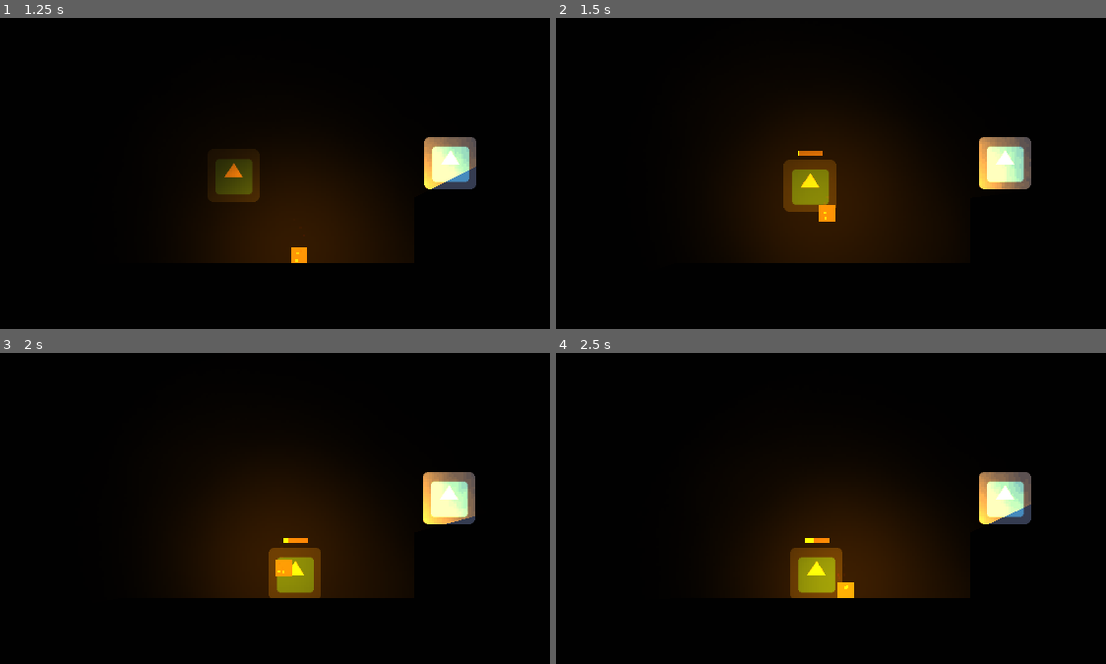
Above: before the commit, frames 1-4 (two rows, left to right).
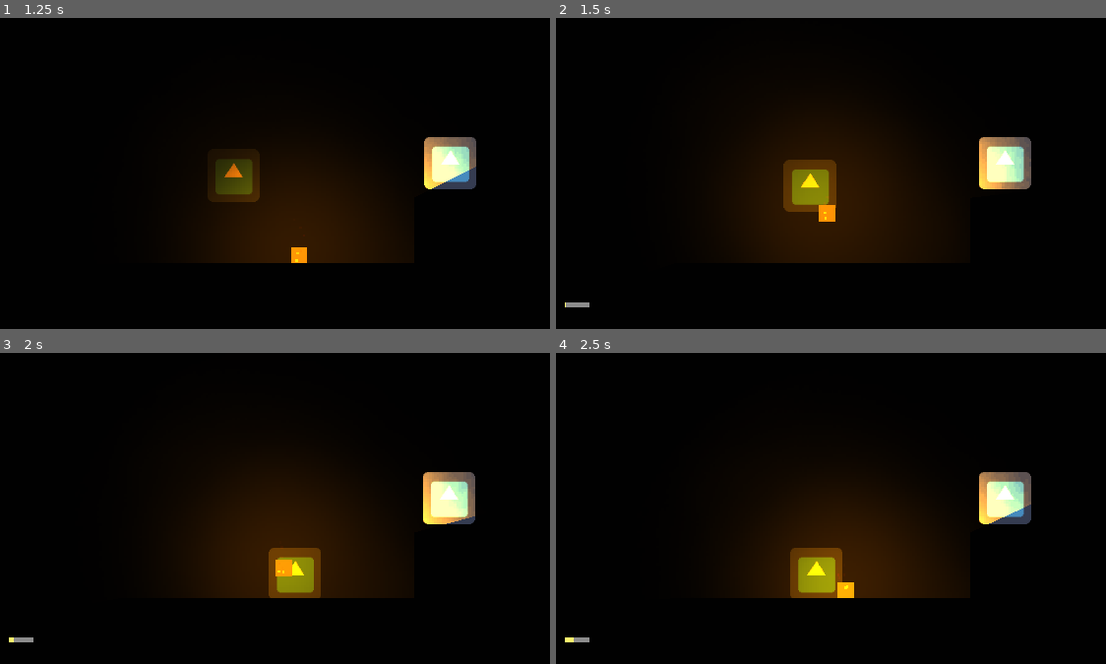
Above: after the commit, the same moments.

Repository: DuncanSparks/GMTK2019
Game: Godot game, scene res://Scenes/Test2.tscn
Two runs of this game, one before a commit and one after it. Both use one fixed random seed, a clock stepped at 60 frames per second and the inputs below. This scene is started directly instead of the project's main scene. The engine's default icon, where the game draws it, is replaced by a stand-in: a white triangle on a blue panel in a dark square.
Inputs (mouse positions are in pixels of both pictures, inside the frame that each line leads up to):
- Up to frame 1 (1.25 s): move the mouse to (335, 195) at 0.52 s; hold Right (move_right) from 0.53 s (still down); tap E (action_grab) at 0.6 s; tap Space (move_jump) at 0.77 s
- Up to frame 2 (1.5 s): keep holding Right (move_right); move the mouse to (outside the picture) at 1.27 s; right-click (outside the picture) at 1.35 s
- Up to frame 3 (2 s): keep holding Right (move_right); tap Space (move_jump) at 1.52 s
- Up to frame 4 (2.5 s): move the mouse to (693, 374) at 2.02 s; release Right (move_right) at 2.03 s; hold Left (move_left) from 2.03 s (still down); tap R (action_teleport) at 2.1 s

Frame 1 is identical in both runs. In frame 2, 0.1% of the frame differs, in the area x 1-49%, y 42-94%; in frame 3, 0.1%; in frame 4, 0.1%.

Commit message:
Tiny UI bar

Diff:
--- a/Instances/Player.tscn
+++ b/Instances/Player.tscn
@@ -16,13 +16,11 @@
 [sub_resource type="RectangleShape2D" id=9]
 extents = Vector2( 30, 30 )
 
-[sub_resource type="CanvasItemMaterial" id=7]
-
 [sub_resource type="Animation" id=10]
 resource_name = "Bar Fill"
 length = 3.0
 tracks/0/type = "value"
-tracks/0/path = NodePath("TextureProgress:value")
+tracks/0/path = NodePath("CanvasLayer/TextureProgress:value")
 tracks/0/interp = 1
 tracks/0/loop_wrap = true
 tracks/0/imported = false
@@ -34,7 +32,7 @@
 "values": [ 0.0, 100.0 ]
 }
 tracks/1/type = "value"
-tracks/1/path = NodePath("TextureProgress:visible")
+tracks/1/path = NodePath("CanvasLayer/TextureProgress:visible")
 tracks/1/interp = 1
 tracks/1/loop_wrap = true
 tracks/1/imported = false
@@ -45,6 +43,8 @@
 "update": 1,
 "values": [ true, false ]
 }
+
+[sub_resource type="CanvasItemMaterial" id=7]
 
 [node name="Player" type="KinematicBody2D" groups=[
 "Player",
@@ -61,16 +61,18 @@
 [node name="CollisionShape2D" type="CollisionShape2D" parent="."]
 shape = SubResource( 9 )
 
-[node name="TextureProgress" type="TextureProgress" parent="."]
+[node name="AnimationPlayer" type="AnimationPlayer" parent="."]
+"anims/Bar Fill" = SubResource( 10 )
+
+[node name="CanvasLayer" type="CanvasLayer" parent="."]
+
+[node name="TextureProgress" type="TextureProgress" parent="CanvasLayer"]
 visible = false
 material = SubResource( 7 )
-margin_left = -14.0
-margin_top = -43.0
-margin_right = 20.0
-margin_bottom = -36.0
+margin_left = 36.0
+margin_top = 507.0
+margin_right = 70.0
+margin_bottom = 514.0
 value = 100.0
 texture_under = ExtResource( 3 )
 texture_progress = ExtResource( 4 )
-
-[node name="AnimationPlayer" type="AnimationPlayer" parent="."]
-"anims/Bar Fill" = SubResource( 10 )
